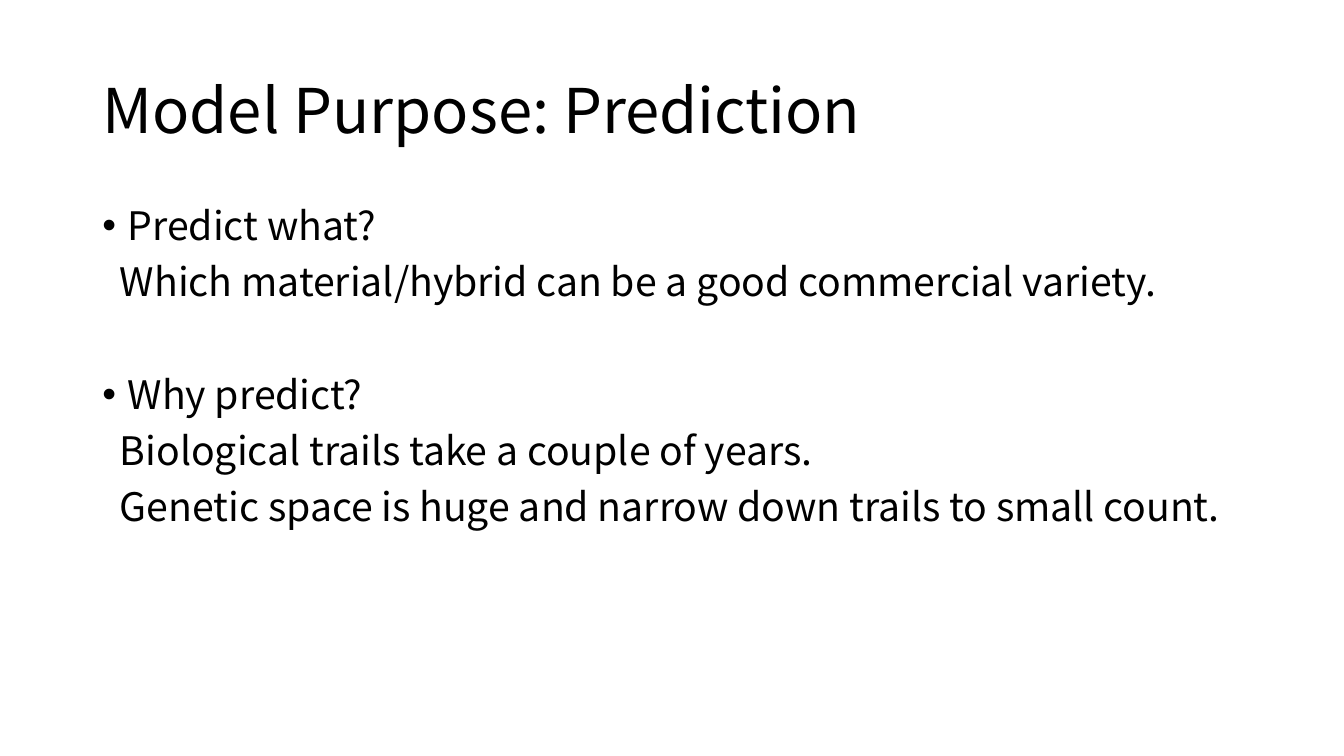
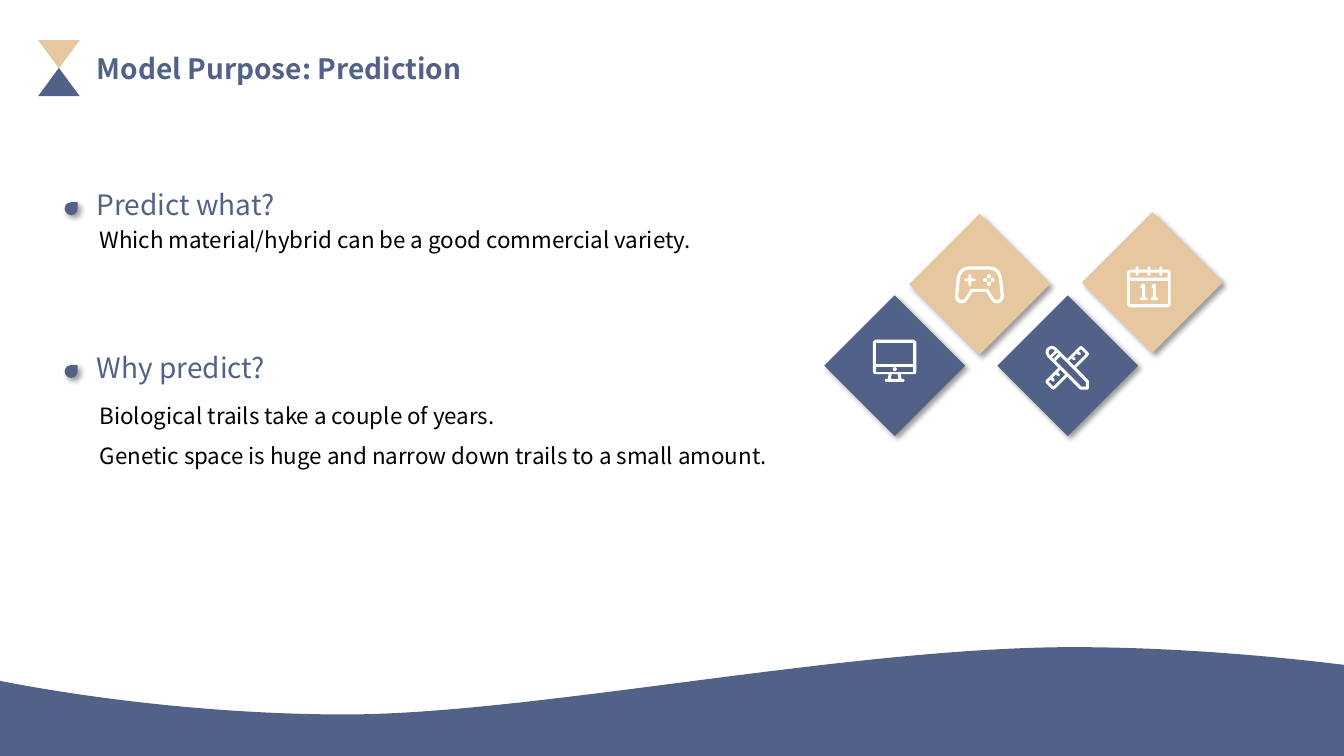
Before and after one commit to xanalee/lu_learning_materials, a slide deck: slide 2 of Statistics and Data Science in Practice/Model.pptx. Drawn at 1344x756 pixels with LibreOffice and Linux fonts; fonts in the diff are those of the drawing. Boxes give left, top, right and bottom in pixels: in the first picture for what was removed or moved away, otherwise in the second. Text is boxed around its words. In the diff, an @@ line names an element or a change of style, - is before the commit and + after.

```diff
--- a/Statistics and Data Science in Practice/Model.pptx
+++ b/Statistics and Data Science in Practice/Model.pptx
@@ triangle added at box(38, 40, 80, 69), fill #E7C7A0 @@
@@ text "Model Purpose: Prediction" at box(97, 56, 462, 85): size 44 to 20 pt, text colour #000000 to #526188, bold on; line spacing 0.9 to 1; vertical alignment middle to top @@
@@ triangle added at box(38, 68, 80, 96), fill #526188 @@
@@ teardrop added at box(65, 203, 78, 216), fill #526188 @@
@@ text added at box(97, 192, 274, 216), 20 pt, text #526188 @@
+Predict what?
@@ text removed at box(120, 208, 1220, 531) @@
-• Predict what?
-Which material/hybrid can be a good commercial variety.
-• Why predict?
-Biological trails take a couple of years.
-Genetic space is huge and narrow down trails to small count.
@@ text added at box(100, 230, 690, 253), 16 pt, text #000000 @@
+Which material/hybrid can be a good commercial variety.
@@ group added at box(825, 212, 1223, 437): 7 freeform shapes, 5 ellipses, 4 diamonds @@
@@ text added at box(97, 355, 265, 385), 20 pt, text #526188 @@
+Why predict?
@@ teardrop added at box(65, 365, 78, 378), fill #526188 @@
@@ text added at box(100, 406, 767, 470), 16 pt, text #000000 @@
+Biological trails take a couple of years.
+Genetic space is huge and narrow down trails to a small amount.
@@ freeform shape added at box(0, 647, 1344, 756), fill #526188 @@
```
Also in this commit, not shown: 4 other slides changed, 1 slide added, 1 slide removed, 4 other files.
